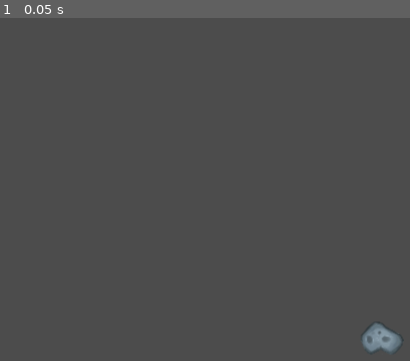
Above: before the commit, frame 1.
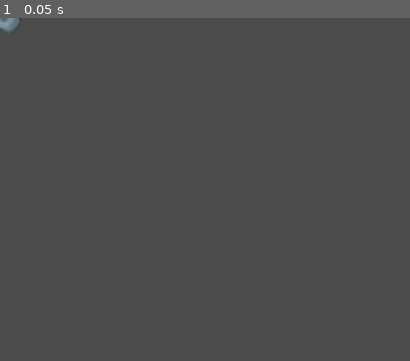
Above: after the commit, the same moment.

Repository: GArmane/vaporspace
Game: Godot game, scene res://src/entities/obstacles/asteroids/Asteroid.tscn
Two runs of this game, one before a commit and one after it. Both use one fixed random seed, a clock stepped at 60 frames per second and the inputs below. The project has no main scene, so this scene is started directly.
Inputs:
- Up to frame 1 (0.05 s): no input

The runs differ from the first frame. In frame 1, 0.7% of the frame differs, in the area x 0-99%, y 0-98%.

Commit message:
refactor(src/entities/actors): move all controllable entities to own actors folder

Diff:
--- a/src/entities/player/Player.tscn
+++ b/src/entities/actors/player/Player.tscn
@@ -1,16 +1,16 @@
 [gd_scene load_steps=14 format=2]
 
-[ext_resource path="res://src/entities/player/sprites/player_ship_red_03.png" type="Texture" id=1]
-[ext_resource path="res://src/entities/player/sprites/player_ship_red_01.png" type="Texture" id=2]
-[ext_resource path="res://src/entities/player/sprites/player_ship_red_02.png" type="Texture" id=3]
-[ext_resource path="res://src/entities/player/Player.gd" type="Script" id=4]
-[ext_resource path="res://src/entities/player/sprites/exhaust_flame_03.png" type="Texture" id=5]
-[ext_resource path="res://src/entities/player/sprites/exhaust_flame_01.png" type="Texture" id=6]
-[ext_resource path="res://src/entities/player/sprites/exhaust_flame_02.png" type="Texture" id=7]
-[ext_resource path="res://src/entities/player/sprites/exhaust_flame_04.png" type="Texture" id=8]
-[ext_resource path="res://src/entities/player/sprites/exhaust_flame_05.png" type="Texture" id=9]
-[ext_resource path="res://src/entities/player/sprites/exhaust_flame_06.png" type="Texture" id=10]
-[ext_resource path="res://src/entities/controllers/weapons_system/WeaponsSystem.tscn" type="PackedScene" id=11]
+[ext_resource path="res://src/entities/actors/player/sprites/player_ship_red_03.png" type="Texture" id=1]
+[ext_resource path="res://src/entities/actors/player/sprites/player_ship_red_01.png" type="Texture" id=2]
+[ext_resource path="res://src/entities/actors/player/sprites/player_ship_red_02.png" type="Texture" id=3]
+[ext_resource path="res://src/entities/actors/player/Player.gd" type="Script" id=4]
+[ext_resource path="res://src/entities/actors/player/sprites/exhaust_flame_03.png" type="Texture" id=5]
+[ext_resource path="res://src/entities/actors/player/sprites/exhaust_flame_01.png" type="Texture" id=6]
+[ext_resource path="res://src/entities/actors/player/sprites/exhaust_flame_02.png" type="Texture" id=7]
+[ext_resource path="res://src/entities/actors/player/sprites/exhaust_flame_04.png" type="Texture" id=8]
+[ext_resource path="res://src/entities/actors/player/sprites/exhaust_flame_05.png" type="Texture" id=9]
+[ext_resource path="res://src/entities/actors/player/sprites/exhaust_flame_06.png" type="Texture" id=10]
+[ext_resource path="res://src/entities/actors/weapons_system/WeaponsSystem.tscn" type="PackedScene" id=11]
 
 [sub_resource type="SpriteFrames" id=1]
 animations = [ {
@@ -41,14 +41,14 @@
 position = Vector2( -3.6494, 24.3871 )
 scale = Vector2( 0.5, 0.5 )
 frames = SubResource( 1 )
-frame = 4
+frame = 5
 playing = true
 
 [node name="RightExhaustSprite" type="AnimatedSprite" parent="."]
 position = Vector2( 2.55506, 24.705 )
 scale = Vector2( 0.5, 0.5 )
 frames = SubResource( 1 )
-frame = 4
+frame = 5
 playing = true
 
 [node name="BodySprite" type="AnimatedSprite" parent="."]
--- a/src/entities/controllers/weapons_system/WeaponsSystem.tscn
+++ b/src/entities/actors/weapons_system/WeaponsSystem.tscn
@@ -1,7 +1,10 @@
 [gd_scene load_steps=3 format=2]
 
-[ext_resource path="res://src/entities/controllers/weapons_system/WeaponsSystem.gd" type="Script" id=1]
+[ext_resource path="res://src/entities/actors/weapons_system/WeaponsSystem.gd" type="Script" id=1]
 [ext_resource path="res://src/entities/projectiles/laser_beam/LaserBeam.tscn" type="PackedScene" id=2]
+
+
+
 
 
 [node name="WeaponsSystem" type="Node2D"]
--- a/src/entities/obstacles/asteroids/Asteroid.gd
+++ b/src/entities/obstacles/asteroids/Asteroid.gd
@@ -5,34 +5,34 @@
 onready var rng := RandomNumberGenerator.new()
 onready var sprite := $Sprite
 onready var sprites = [
-    {
-        "texture": preload("res://src/entities/obstacles/asteroids/sprites/asteroid_01.png"),
-        "collision": {
-            "position": Vector2(0, 0),
-            "radius": 19.5,
-        },
-    },
-    {
-        "texture": preload("res://src/entities/obstacles/asteroids/sprites/asteroid_02.png"),
-        "collision": {
-            "position": Vector2(-2, 4),
-            "radius": 11.5
-        },
-    },
-    {
-        "texture": preload("res://src/entities/obstacles/asteroids/sprites/asteroid_03.png"),
-        "collision": {
-            "position": Vector2(-1, 2),
-            "radius": 17.5,
-        },
-    },
-    {
-        "texture": preload("res://src/entities/obstacles/asteroids/sprites/asteroid_04.png"),
-        "collision": {
-            "position": Vector2(0, 2),
-            "radius": 21.5,
-        },
-    },
+	{
+		"texture": preload("res://src/entities/obstacles/asteroids/sprites/asteroid_01.png"),
+		"collision": {
+			"position": Vector2(0, 0),
+			"radius": 19.5,
+		},
+	},
+	{
+		"texture": preload("res://src/entities/obstacles/asteroids/sprites/asteroid_02.png"),
+		"collision": {
+			"position": Vector2(-2, 4),
+			"radius": 11.5
+		},
+	},
+	{
+		"texture": preload("res://src/entities/obstacles/asteroids/sprites/asteroid_03.png"),
+		"collision": {
+			"position": Vector2(-1, 2),
+			"radius": 17.5,
+		},
+	},
+	{
+		"texture": preload("res://src/entities/obstacles/asteroids/sprites/asteroid_04.png"),
+		"collision": {
+			"position": Vector2(0, 2),
+			"radius": 21.5,
+		},
+	},
 ]
 
 export var speed := 0
@@ -40,17 +40,17 @@
 
 
 func switch_textures(index: int):
-    # Set texture
-    var new_sprite = sprites[index]
-    sprite.set_texture(new_sprite["texture"])
+	# Set texture
+	var new_sprite = sprites[index]
+	sprite.set_texture(new_sprite["texture"])
 
-    # Set collision shape
-    var coll = new_sprite["collision"]
-    collision_shape.position = coll["position"]
-    var shape = collision_shape.get_shape()
-    shape.set_radius(coll["radius"])
+	# Set collision shape
+	var coll = new_sprite["collision"]
+	collision_shape.position = coll["position"]
+	var shape = collision_shape.get_shape()
+	shape.set_radius(coll["radius"])
 
 
 func _ready():
-    rng.randomize()
-    switch_textures(rng.randi_range(0, 3))
+	rng.randomize()
+	switch_textures(rng.randi_range(0, 3))
--- a/src/entities/obstacles/asteroids/Asteroid.tscn
+++ b/src/entities/obstacles/asteroids/Asteroid.tscn
@@ -7,7 +7,6 @@
 radius = 19.5
 
 [node name="Asteroid" type="KinematicBody2D"]
-position = Vector2( 381.68, 320.073 )
 script = ExtResource( 2 )
 __meta__ = {
 "_edit_group_": true
Renamed: src/entities/player/Player.gd -> src/entities/actors/player/Player.gd
Renamed: src/entities/player/sprites/exhaust_flame_01.png -> src/entities/actors/player/sprites/exhaust_flame_01.png
Not shown, changed: src/entities/actors/player/sprites/exhaust_flame_01.png.import
Renamed: src/entities/player/sprites/exhaust_flame_02.png -> src/entities/actors/player/sprites/exhaust_flame_02.png
Not shown, changed: src/entities/actors/player/sprites/exhaust_flame_02.png.import
Renamed: src/entities/player/sprites/exhaust_flame_03.png -> src/entities/actors/player/sprites/exhaust_flame_03.png
Not shown, changed: src/entities/actors/player/sprites/exhaust_flame_03.png.import
Renamed: src/entities/player/sprites/exhaust_flame_04.png -> src/entities/actors/player/sprites/exhaust_flame_04.png
Not shown, changed: src/entities/actors/player/sprites/exhaust_flame_04.png.import
Renamed: src/entities/player/sprites/exhaust_flame_05.png -> src/entities/actors/player/sprites/exhaust_flame_05.png
Not shown, changed: src/entities/actors/player/sprites/exhaust_flame_05.png.import
Renamed: src/entities/player/sprites/exhaust_flame_06.png -> src/entities/actors/player/sprites/exhaust_flame_06.png
(and 8 more such lines)
